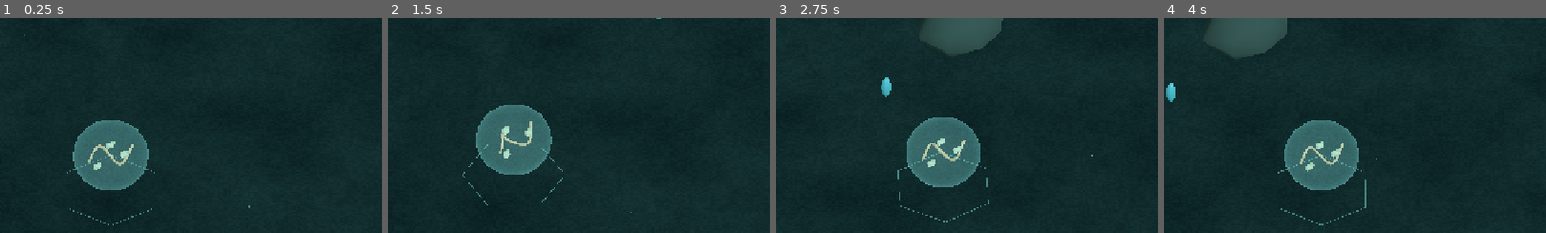
Above: before the commit, frames 1-4 (left to right).
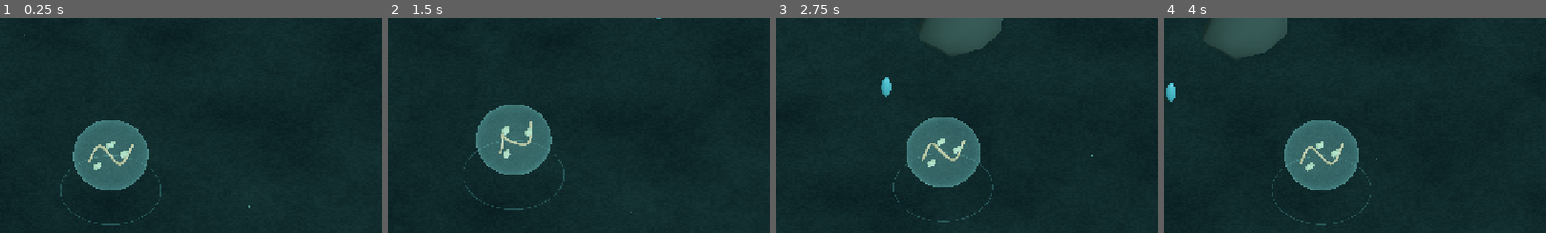
Above: after the commit, the same moments.

Repository: scorbetta17-gif/Origini
Game: Godot game, scene res://scenes/Main.tscn
Two runs of this game, one before a commit and one after it. Both use one fixed random seed, a clock stepped at 60 frames per second and the inputs below.
Inputs (mouse positions are % of the whole screen's width and height, from its top left):
- Up to frame 1 (0.25 s): no input
- Up to frame 2 (1.5 s): click "SCISSIONE · 12%" at 0.5 s; click "ENZIMI" at 1.25 s
- Up to frame 3 (2.75 s): move the mouse to (72, 45) at 2.02 s; hold D from 2.03 s (still down); click (72, 45) at 2.17 s
- Up to frame 4 (4 s): release D at 2.75 s; drag from (30, 55) to (45, 70) at 2.77 s; move the mouse to (60, 28) at 3.52 s; hold D from 3.53 s (still down)
The pictures show only the part of the screen within x 36-86%, y 11-61%; the shares and areas given below are measured in that part.

The runs differ from the first frame. In frame 1, 0.4% of the frame differs, in the area x 15-43%, y 63-97%; in frame 2, 0.4%; in frame 3, 0.5%, in the area x 30-57%, y 62-96%; in frame 4, 0.4%.

Commit message:
Replace polygonal selection ring with thin subdued circular indicator

Diff:
--- a/src/cell_visual.gd
+++ b/src/cell_visual.gd
@@ -231,14 +231,14 @@
         _tube(root,path,.015,Color(.71,.84,.74) if branch == "archaea" else Color(.85,.78,.62))
 
     var ring := TorusMesh.new()
-    ring.inner_radius = .93
-    ring.outer_radius = .945
-    ring.rings = 6
-    ring.ring_segments = 64
+    ring.inner_radius = .91
+    ring.outer_radius = .925
+    ring.rings = 56
+    ring.ring_segments = 8
     selection_ring = MeshInstance3D.new()
     selection_ring.mesh = ring
     selection_ring.position.y = -.08
-    selection_ring.material_override = _mat(Color(.52,.73,.68),.32)
+    selection_ring.material_override = _mat(Color(.41,.62,.61),.16)
     selection_ring.cast_shadow = GeometryInstance3D.SHADOW_CASTING_SETTING_OFF
     selection_ring.visible = is_player
     add_child(selection_ring)
